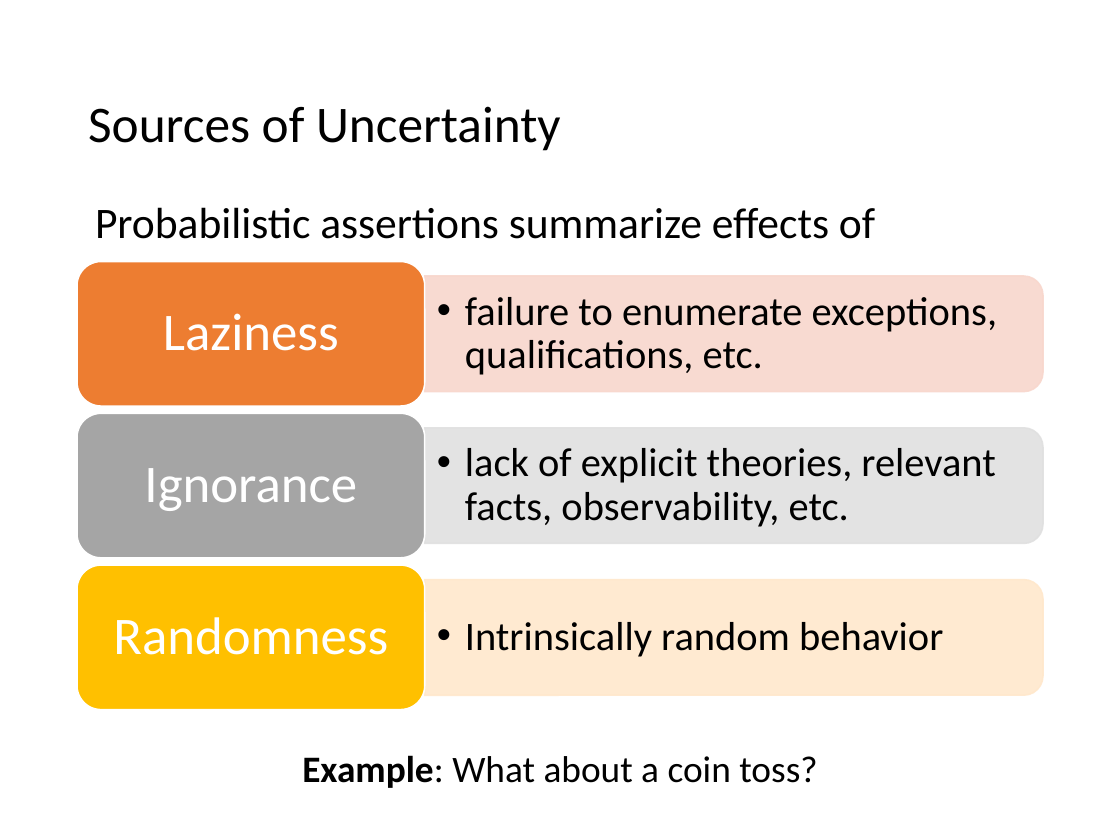
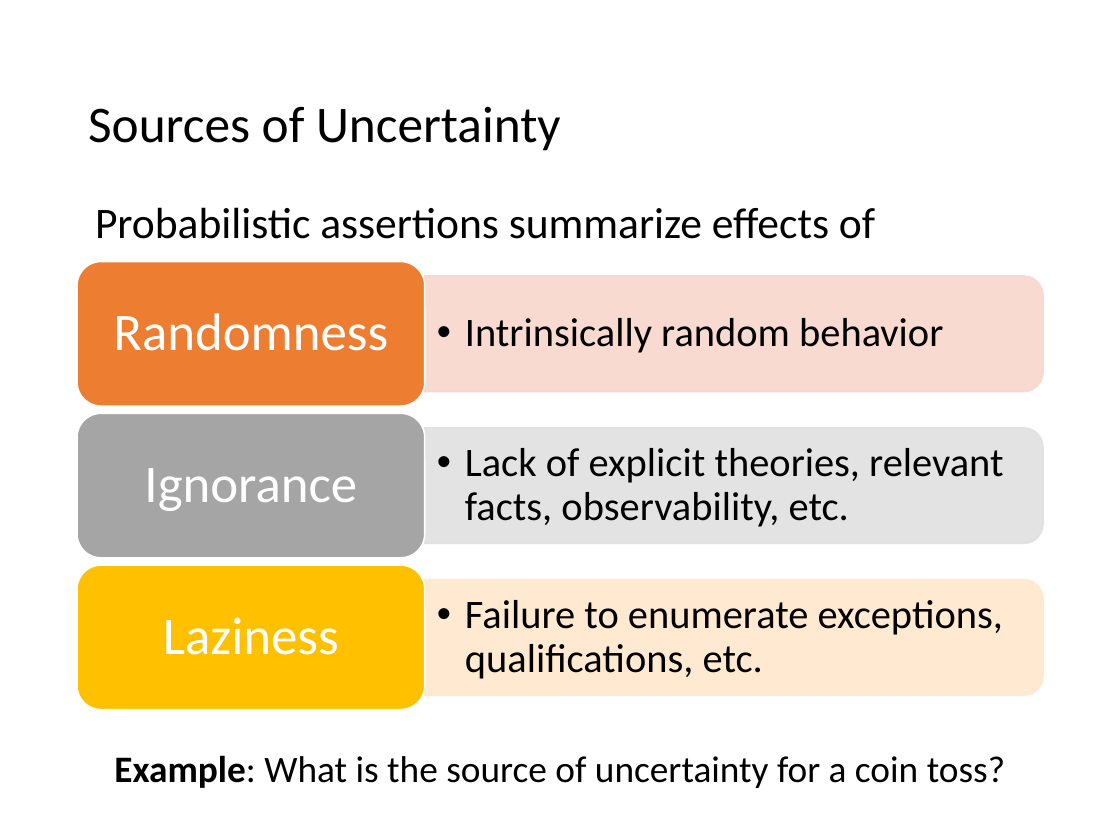
Before and after one commit to mhahsler/CS7320-AI, a slide deck: slide 4 of slides/12_uncertainty.pptx. Drawn at 1120x840 pixels with LibreOffice and Linux fonts; fonts in the diff are those of the drawing. Boxes give left, top, right and bottom in pixels: in the first picture for what was removed or moved away, otherwise in the second. Text is boxed around its words. In the diff, an @@ line names an element or a change of style, - is before the commit and + after.

```diff
--- a/slides/12_uncertainty.pptx
+++ b/slides/12_uncertainty.pptx
@@ text "Randomness": place and size @@
-text "Randomness" at (113, 617, 388, 655)
+text "Randomness" at (113, 313, 388, 351)
@@ text "Intrinsically random behavior": place and size @@
-text "Intrinsically random behavior" at (465, 622, 943, 657)
+text "Intrinsically random behavior" at (465, 318, 943, 353)
@@ text at (465, 448, 1003, 527): text changed @@
-  • lack of explicit theories, relevant facts, observability, etc.
+  • Lack of explicit theories, relevant facts, observability, etc.
@@ text "Laziness": place and size @@
-text "Laziness" at (163, 313, 339, 351)
+text "Laziness" at (163, 617, 339, 655)
@@ text at (465, 600, 1003, 679): text changed @@
-  • failure to enumerate exceptions, qualifications, etc.
+  • Failure to enumerate exceptions, qualifications, etc.
@@ text at (114, 755, 1005, 788): text changed @@
-Example: What about a coin toss?
+Example: What is the source of uncertainty for a coin toss?
```
Also in this commit, not shown: 18 other slides changed, 1 other file.
